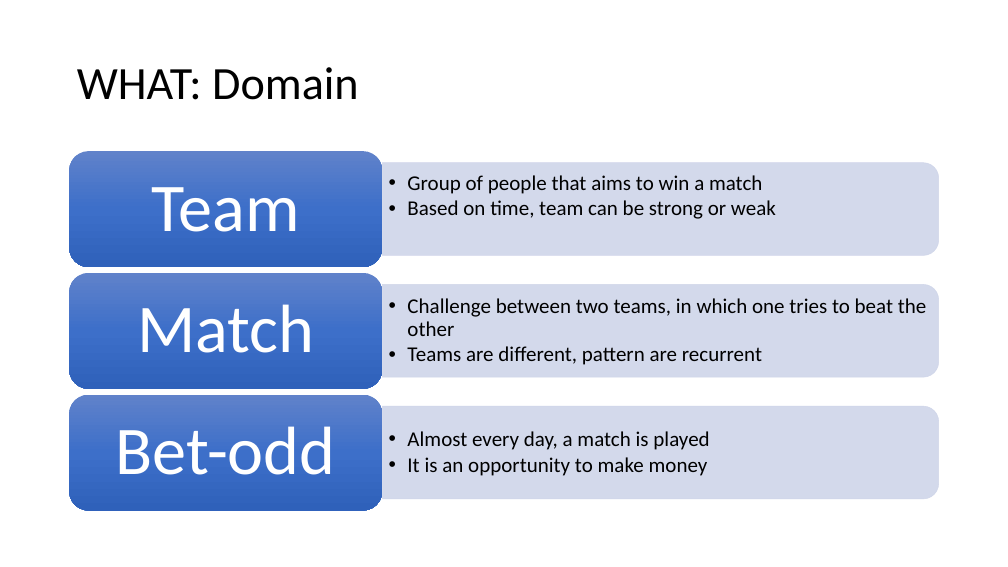
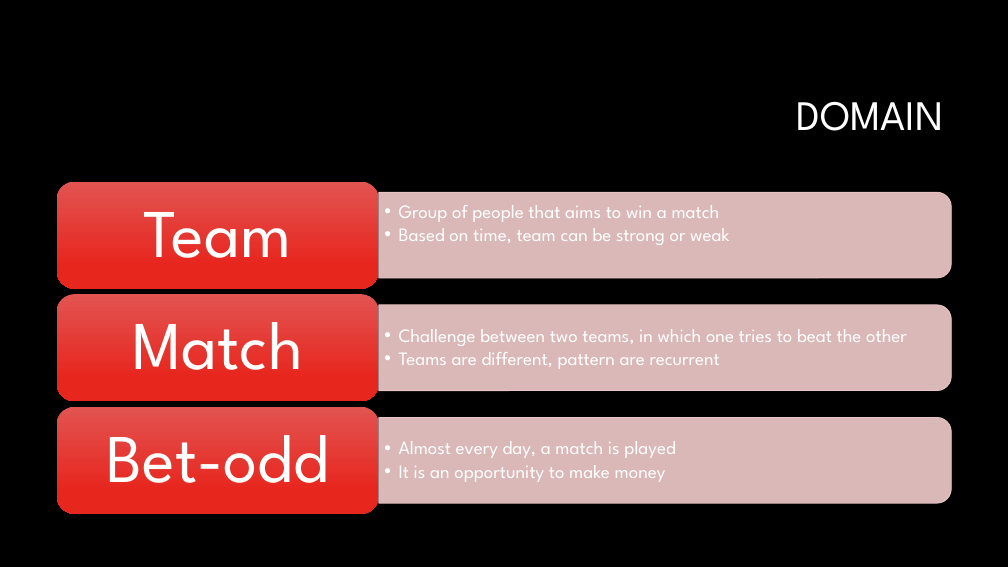
Before and after one commit to P1Analytics/DataMining-Football-Match-Prediction, a slide deck: slide 4 of TODO/spa_presentation.pptx. Drawn at 1008x567 pixels with LibreOffice and Linux fonts; fonts in the diff are those of the drawing; background and template pictures are left out. Boxes give left, top, right and bottom in pixels: in the first picture for what was removed or moved away, otherwise in the second. Text is boxed around its words. In the diff, an @@ line names an element or a change of style, - is before the commit and + after.

```diff
--- a/TODO/spa_presentation.pptx
+++ b/TODO/spa_presentation.pptx
@@ background #FFFFFF to #000000 @@
@@ title at (796,101,943,131): text changed; size 44 to 40 pt; font Calibri to League Spartan; text colour #000000 to #FFFFFF @@
-WHAT: Domain
+DOMAIN
@@ fill gradient #6183CB to #3E70CA to #3062BB to gradient #E25452 to #E8251F in 3 elements at (57,407,379,514), (57,294,379,402), (57,181,379,289) @@
@@ rounded rectangle: place and size @@
-rounded rectangle at (70,151,383,267)
+rounded rectangle at (57,181,379,289)
@@ font Calibri to League Spartan in 3 elements at (107,435,329,483), (132,322,303,370), (144,212,292,258) @@
@@ text "Team": place and size @@
-text "Team" at (152,187,300,232)
+text "Team" at (144,212,292,258)
@@ size 20 to 18 pt, font Calibri to League Spartan, text colour #000000 to #FFFFFF; indent changed in 3 elements at (399,441,675,482), (399,329,907,369), (399,205,729,245) @@
@@ text "Group of people that aims ...": place and size @@
-text "Group of people that aims ..." at (407,175,776,219)
+text "Group of people that aims ..." at (399,205,729,245)
@@ fill #CFD5EA at 90% opacity to #F3CDCD at 90% opacity; outline #CFD5EA 0.5 pt to #F3CDCD 0.75 pt in 3 elements at (379,417,951,503), (379,305,951,390), (379,192,951,278) @@
@@ round same rect: place and size @@
-round same rect at (382,163,939,256)
+round same rect at (379,192,951,278)
@@ rounded rectangle: place and size @@
-rounded rectangle at (70,273,383,389)
+rounded rectangle at (57,294,379,402)
@@ text "Match": place and size @@
-text "Match" at (137,304,314,353)
+text "Match" at (132,322,303,370)
@@ text "Challenge between two teams, in ...": place and size @@
-text "Challenge between two teams, in ..." at (407,298,927,365)
+text "Challenge between two teams, in ..." at (399,329,907,369)
@@ round same rect: place and size @@
-round same rect at (382,285,939,378)
+round same rect at (379,305,951,390)
@@ rounded rectangle: place and size @@
-rounded rectangle at (70,395,383,510)
+rounded rectangle at (57,407,379,514)
@@ text "Bet-odd": place and size @@
-text "Bet-odd" at (116,426,336,475)
+text "Bet-odd" at (107,435,329,483)
@@ round same rect: place and size @@
-round same rect at (382,406,939,499)
+round same rect at (379,417,951,503)
@@ text "Almost every day, a match ...": place and size @@
-text "Almost every day, a match ..." at (407,431,709,476)
+text "Almost every day, a match ..." at (399,441,675,482)
```
Also in this commit, not shown: 5 other slides changed, 5 slides added, 11 other files.
